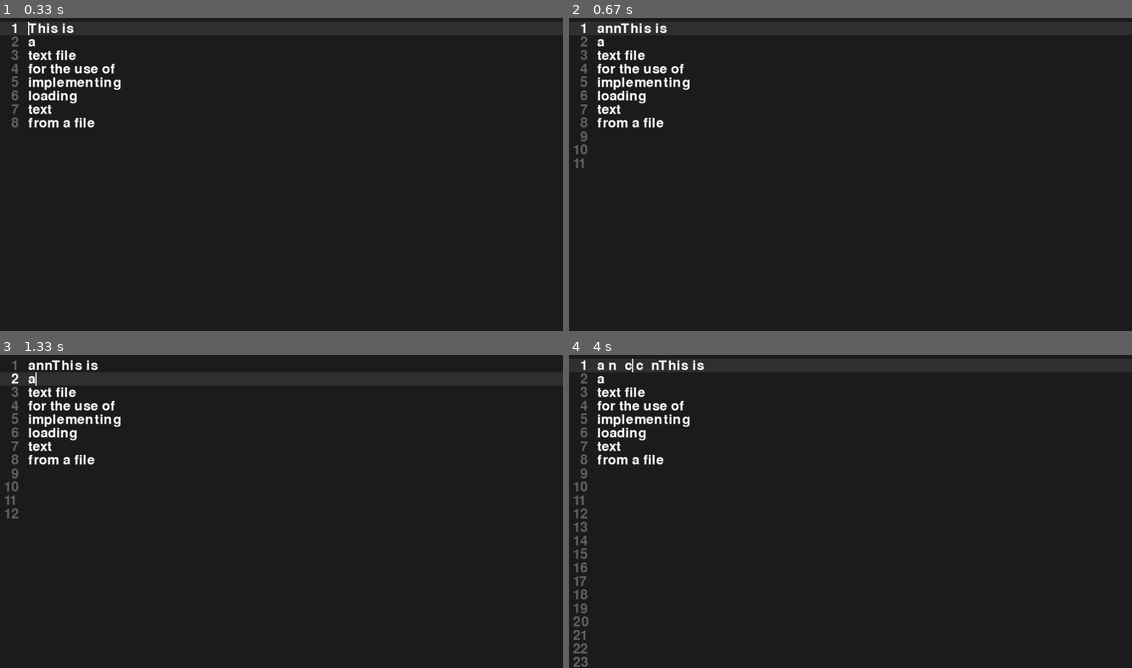
Above: before the commit, frames 1-4 (two rows, left to right).
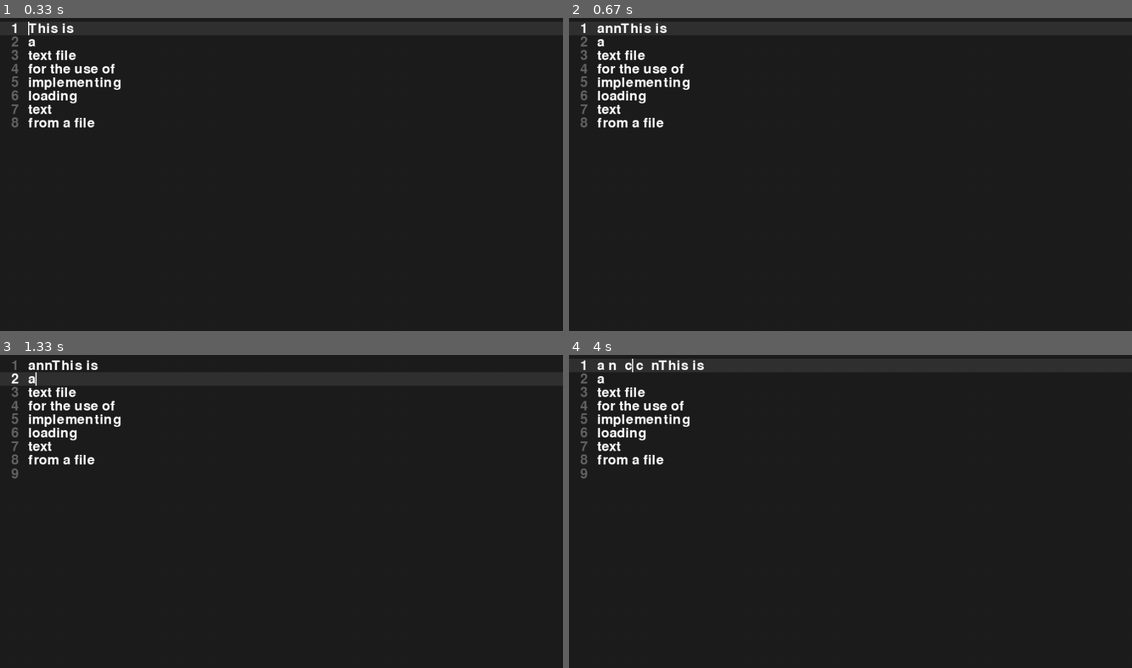
Above: after the commit, the same moments.

Repository: Nuffe/Textbox
Game: pygame game, started from main.py
Two runs of this game, one before a commit and one after it. Both use one fixed random seed, a clock stepped at 60 frames per second and the inputs below.
Inputs:
- Up to frame 1 (0.33 s): no input
- Up to frame 2 (0.67 s): type "ann" at 0.33 s
- Up to frame 3 (1.33 s): tap Enter at 0.67 s; hold Right from 0.88 s (still down)
- Up to frame 4 (4 s): release Right at 1.35 s; hold Up 1.43-1.73 s; tap Space at 1.5, 1.83, 2.13, 2.33, 2.63, 2.9, 3.23, 3.53, 3.67 s; hold Right 1.77-2.23 s; hold Left 2.27-2.8 s; tap C at 2.42, 3.75 s; hold Down 2.83-3.13 s; hold Left 3.17-3.57 s; hold Up 3.6-3.97 s

Frame 1 is identical in both runs. In frame 2, 0.1% of the frame differs, in the area x 0-4%, y 36-48%; in frame 3, 0.1%; in frame 4, 0.6%, in the area x 0-4%, y 40-100%.

Commit message:
Start looking at linkedList

Diff:
--- /dev/null
+++ b/linkedList.py
@@ -0,0 +1,100 @@
+
+
+class Node:
+    def __init__(self, data):
+        self.data = data
+        self.next = None
+        self.prev = None
+
+def traverse(head):
+        current = head
+        while current:
+            print(current.data, end=' ')
+            current = current.next
+        print("None")
+
+def insert_at_beginning(head, data):
+        new_node = Node(data)
+        new_node.next = head
+        if head:
+            head.prev = new_node
+        return new_node
+
+def insert_after_node(node, data):
+    if node is None:
+        print("Error: The given node is None")
+        return
+
+    new_node = Node(data)
+    new_node.prev = node
+    new_node.next = node.next
+
+    if node.next:
+        node.next.prev = new_node
+
+    node.next = new_node
+
+def insert_at_end(head, data):
+    # Insert a new node at the end of the doubly linked list
+    new_node = Node(data)
+    if head is None:
+        return new_node
+
+    current = head
+    while current.next:
+        current = current.next
+
+    current.next = new_node
+    new_node.prev = current
+    return head
+
+def delete_at_position(head, position):
+    # Delete the node at a given position from the doubly linked list
+    if head is None:
+        print("Doubly linked list is empty")
+        return None
+
+    if position < 0:
+        print("Invalid position")
+        return head
+
+    if position == 0:
+        if head.next:
+            head.next.prev = None
+        return head.next
+
+    current = head
+    count = 0
+    while current and count < position:
+        current = current.next
+        count += 1
+
+    if current is None:
+        print("Position out of range")
+        return head
+
+    if current.next:
+        current.next.prev = current.prev
+    if current.prev:
+        current.prev.next = current.next
+
+    del current
+    return head
+
+def delete_at_end(head):
+    # Delete the last node from the end of the doubly linked list
+    if head is None:
+        print("Doubly linked list is empty")
+        return None
+
+    if head.next is None:
+        return None
+
+    current = head
+    while current.next.next:
+        current = current.next
+
+    del_node = current.next
+    current.next = None
+    del del_node
+    return head
--- a/textbox/base.py
+++ b/textbox/base.py
@@ -68,7 +68,8 @@
                 else:
                     character = event.unicode
                     if character:
-                        textLines.append(gapBuffer(100))
+                        if pointerY >= len(textLines):
+                                textLines.append(gapBuffer(100))
                         textLines[pointerY].insert(cursorPos, character)
                         cursorPos += 1
 
Not shown, changed: README.md
